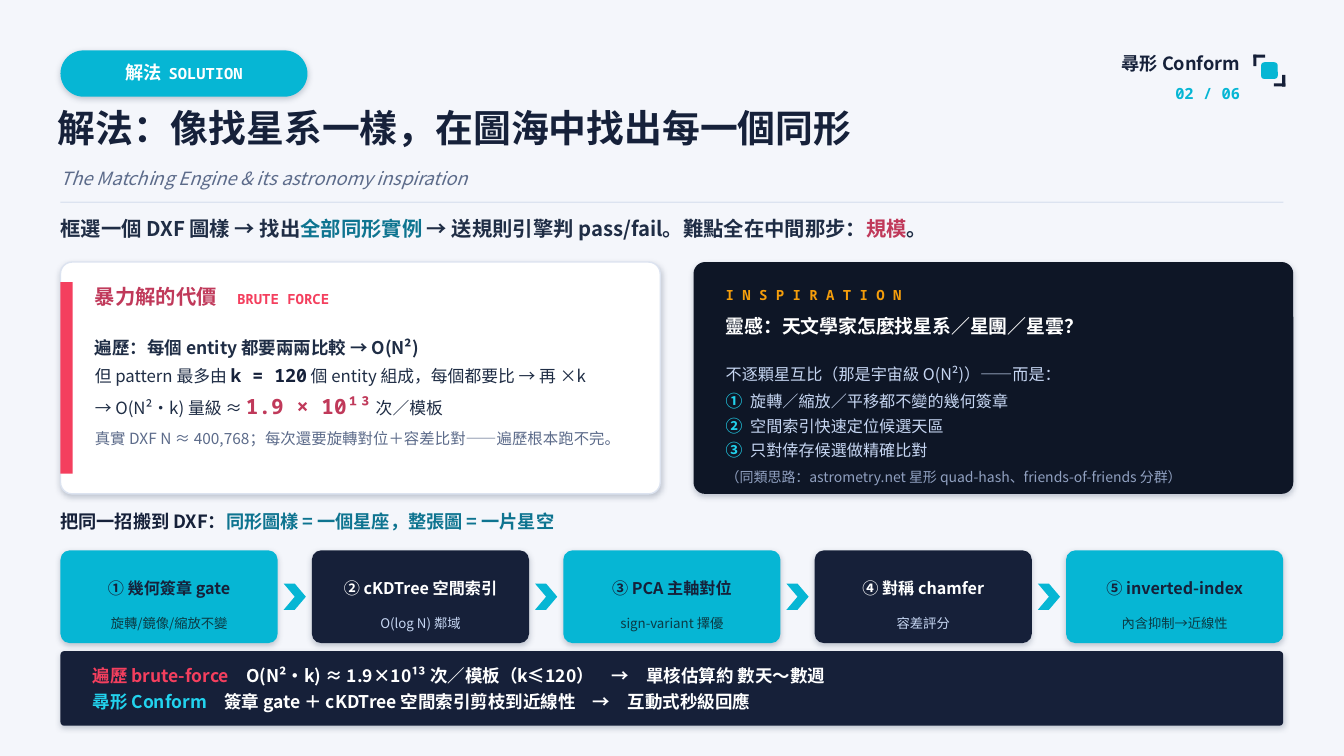
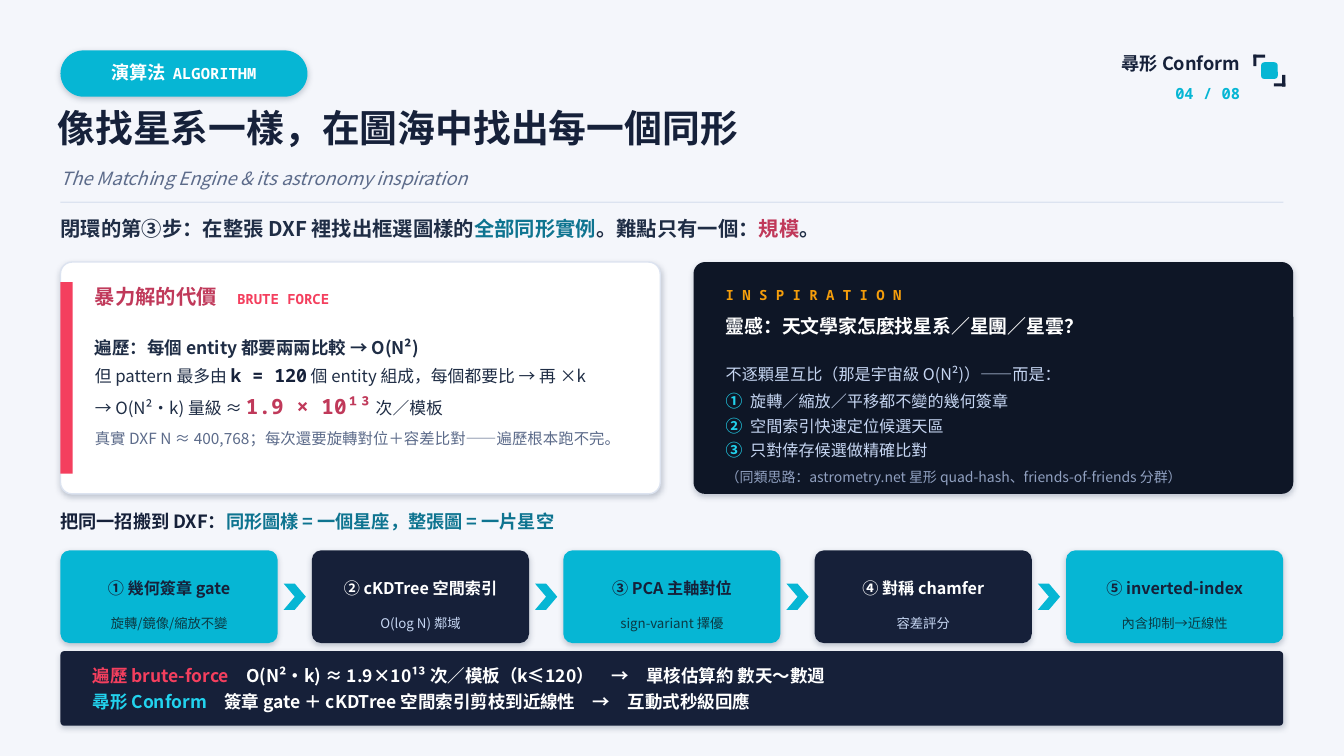
Before and after one commit to yiting-tom/SMDR2, a slide deck: slide 4 of competition/尋形Conform_競賽簡報.pptx (slide 2 before the commit). Drawn at 1344x756 pixels with LibreOffice and Linux fonts; fonts in the diff are those of the drawing. Boxes give left, top, right and bottom in pixels: in the first picture for what was removed or moved away, otherwise in the second. Text is boxed around its words. In the diff, an @@ line names an element or a change of style, - is before the commit and + after.

```diff
--- a/competition/尋形Conform_競賽簡報.pptx
+++ b/competition/尋形Conform_競賽簡報.pptx
@@ text at box(112, 63, 256, 81): text changed @@
-解法 SOLUTION
+演算法 ALGORITHM
@@ text at box(1175, 88, 1241, 99): text changed @@
-02 / 06
+04 / 08
@@ text at box(57, 110, 737, 147): text changed @@
-解法：像找星系一樣，在圖海中找出每一個同形
+像找星系一樣，在圖海中找出每一個同形
@@ text at box(60, 218, 820, 238): text changed @@
-框選一個 DXF 圖樣 → 找出全部同形實例 → 送規則引擎判 pass/fail。難點全在中間那步：規模。
+閉環的第③步：在整張 DXF 裡找出框選圖樣的全部同形實例。難點只有一個：規模。
```
Also in this commit, not shown: 5 other slides changed, 4 slides added, 4 other files.
